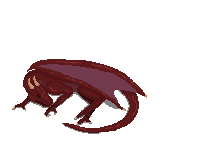
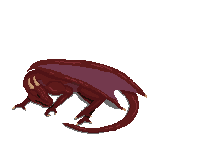
Two versions of the same layered image (200px x 150px). Layer-by-layer changes:
"Paint Layer 5": opacity 50% → 57%, painted on it over box(12, 90, 130, 134)
